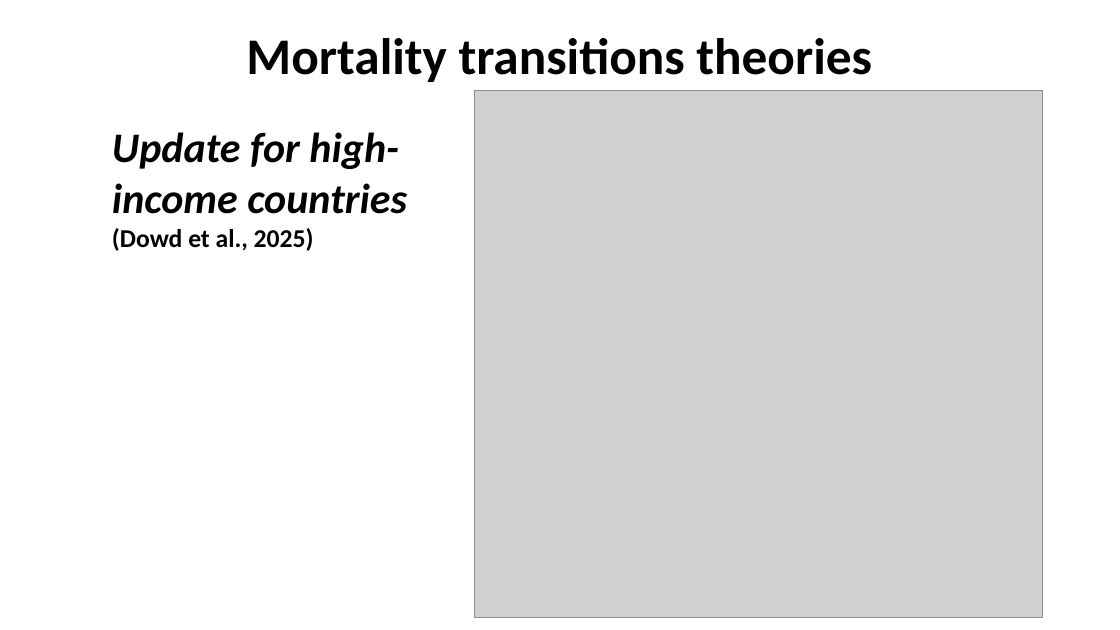
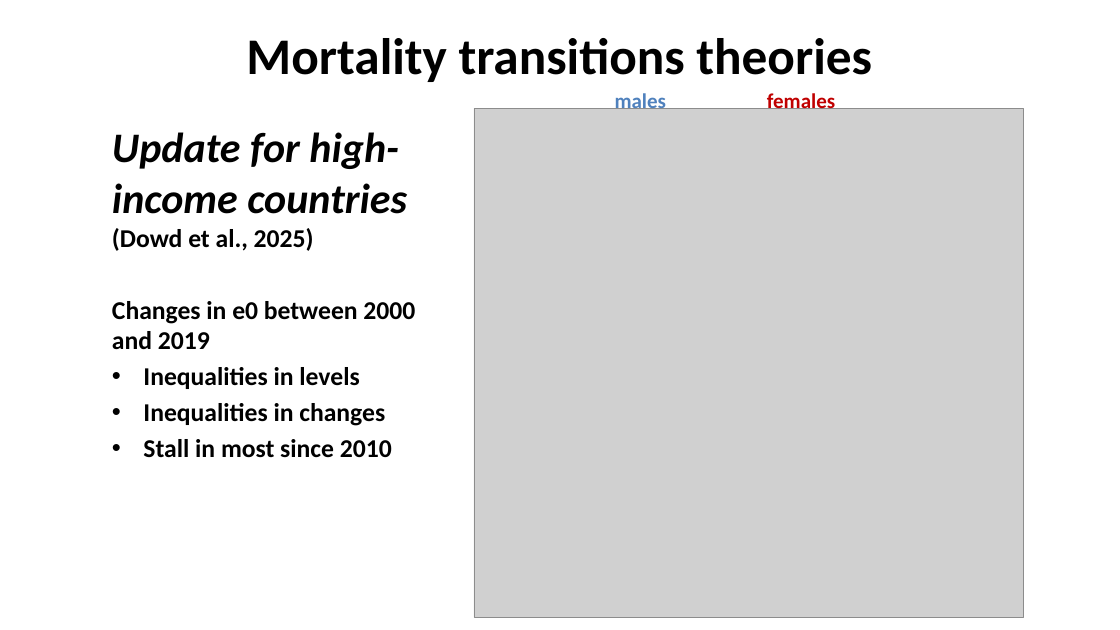
Before and after one commit to kikeacosta/edsd26_apc, a slide deck: slide 39 of slides/01_mortality_trends.pptx (slide 40 before the commit). Drawn at 1120x630 pixels with LibreOffice and Linux fonts; fonts in the diff are those of the drawing; grey boxes stand for pictures. Boxes give left, top, right and bottom in pixels: in the first picture for what was removed or moved away, otherwise in the second. Text is boxed around its words. In the diff, an @@ line names an element or a change of style, - is before the commit and + after.

```diff
--- a/slides/01_mortality_trends.pptx
+++ b/slides/01_mortality_trends.pptx
@@ picture: place and size @@
-picture at (474,90,1043,618)
+picture at (474,108,1023,618)
@@ text added at (615,91,666,109), 18 pt, text #4F81BD, bold @@
+males
@@ text added at (767,91,835,109), 18 pt, text #C00000, bold @@
+females
@@ text at (112,301,415,458): paragraphs added @@
+Changes in e0 between 2000 and 2019
+• Inequalities in levels
+• Inequalities in changes
+• Stall in most since 2010
```
Also in this commit, not shown: 12 other slides changed, 1 slide added, 1 slide removed, 2 other files.
